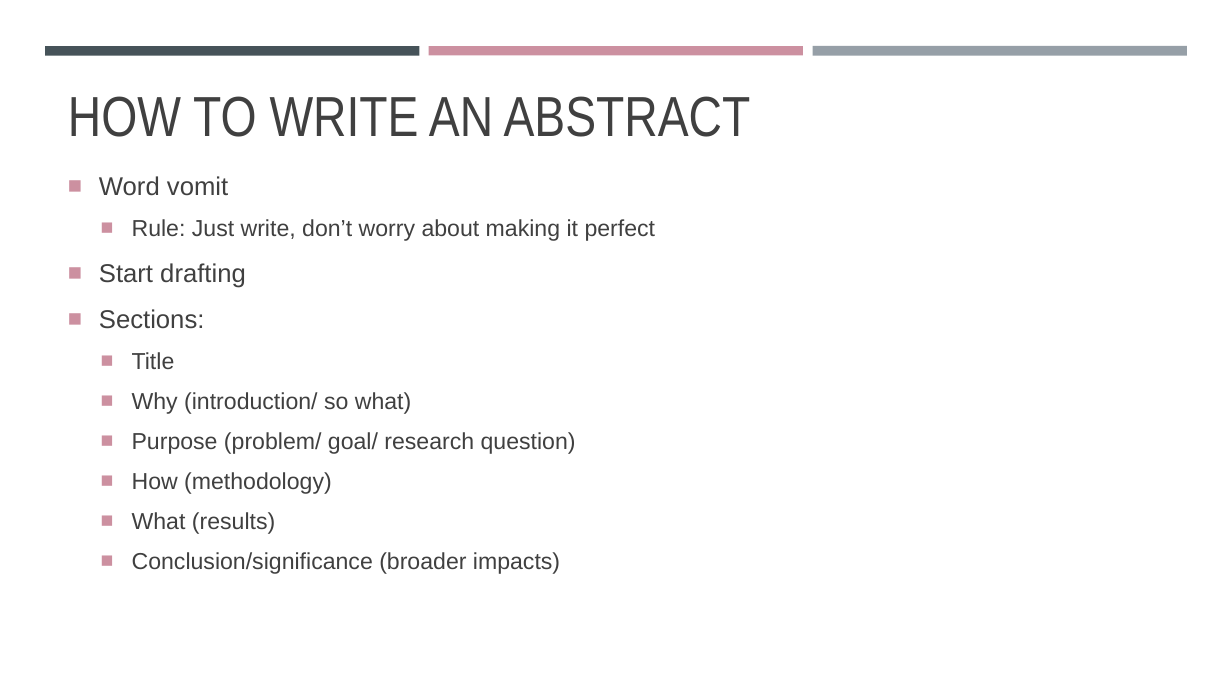
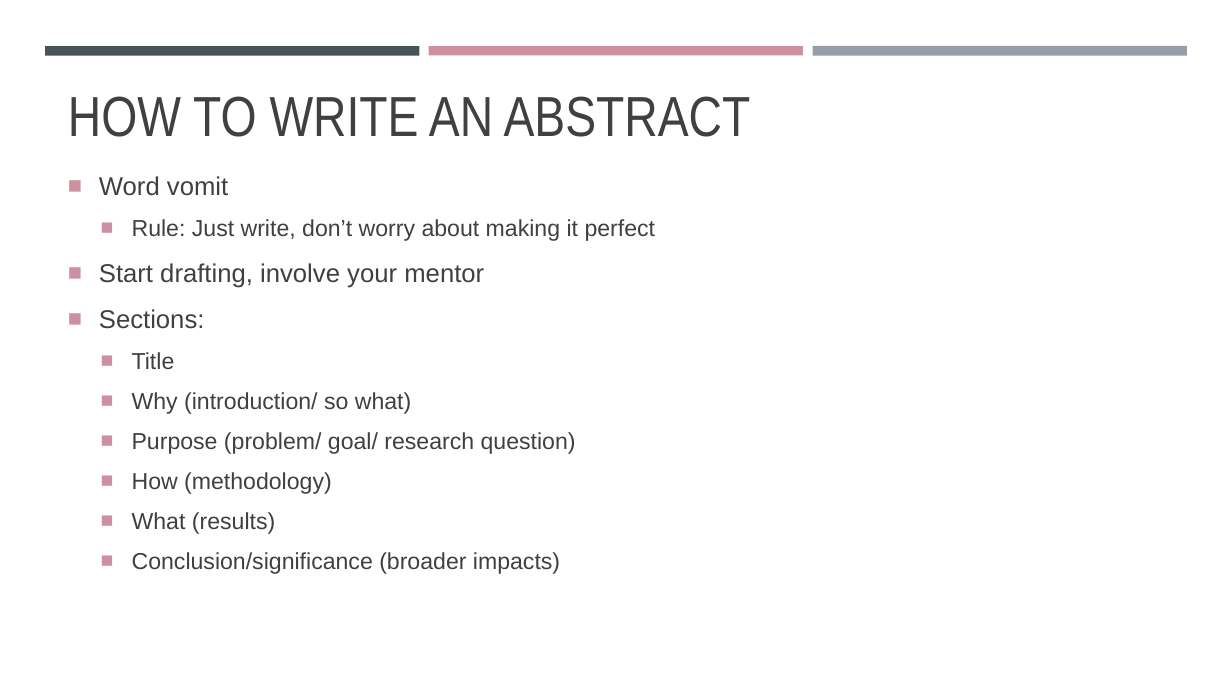
Before and after one commit to madmolecularman/MARC-Summer-2020, a slide deck: slide 5 of resources/abstracts/how_to_write_an_abstract.pptx. Drawn at 1232x693 pixels with LibreOffice and Linux fonts; fonts in the diff are those of the drawing. Boxes give left, top, right and bottom in pixels: in the first picture for what was removed or moved away, otherwise in the second. Text is boxed around its words. In the diff, an @@ line names an element or a change of style, - is before the commit and + after.

Commit message:
adding abstract resources and editing meeting plan

```diff
--- a/resources/abstracts/how_to_write_an_abstract.pptx
+++ b/resources/abstracts/how_to_write_an_abstract.pptx
@@ text at (99, 263, 484, 288): text changed @@
-■ Start drafting
+■ Start drafting, involve your mentor
```
Also in this commit, not shown: 1 other slide changed, 3 slides added, 1 slide removed, 8 other files.
